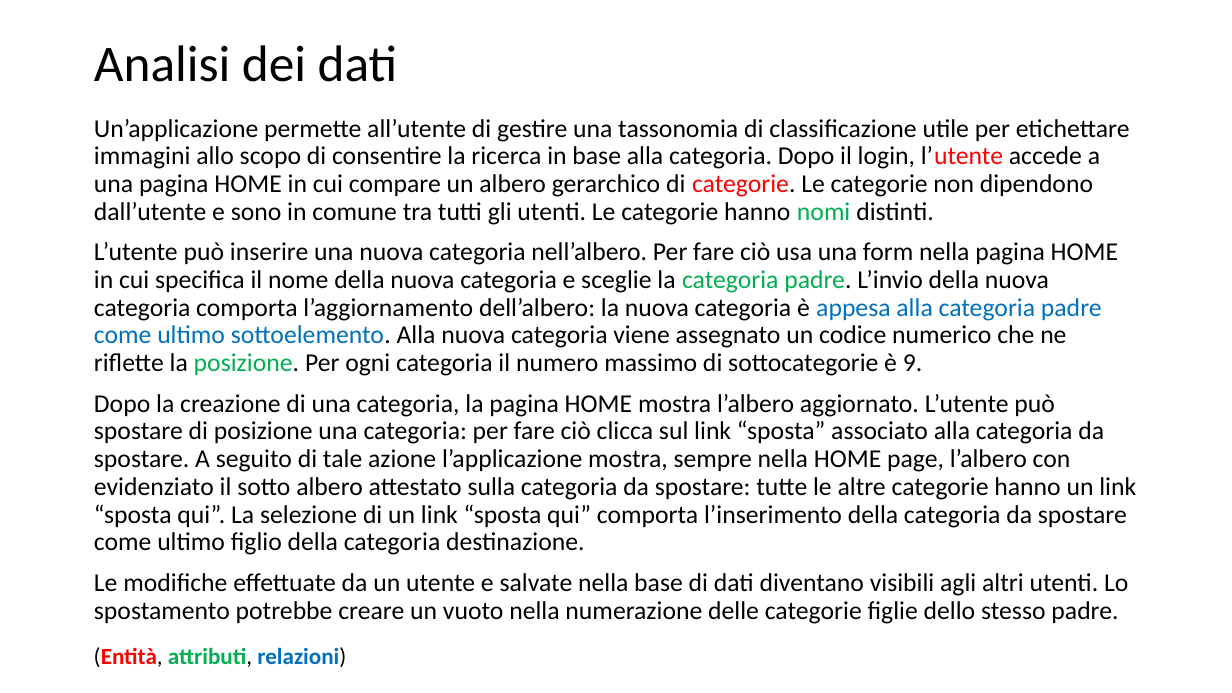
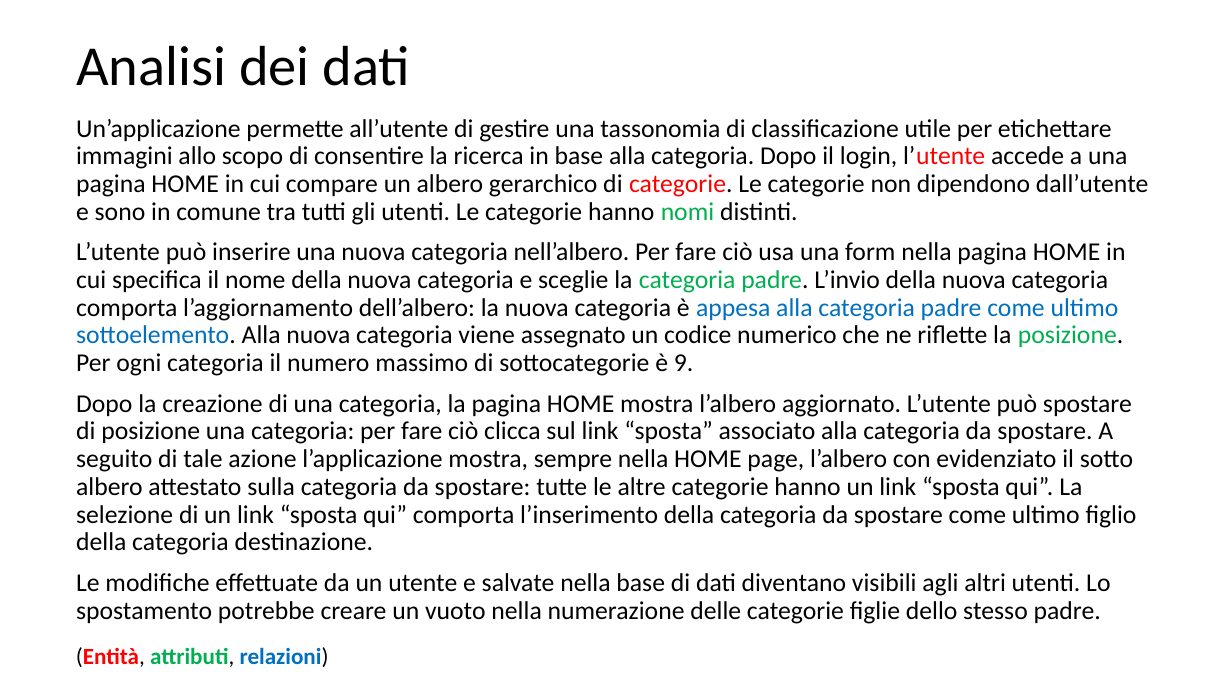
Before and after one commit to Trixyz28/TIW-ImgCatalog-RIA, a slide deck: slide 3 of Documents/ImgCatalogRIA.pptx (slide 4 before the commit). Drawn at 1232x693 pixels with LibreOffice and Linux fonts; fonts in the diff are those of the drawing. Boxes give left, top, right and bottom in pixels: in the first picture for what was removed or moved away, otherwise in the second. Text is boxed around its words. In the diff, an @@ line names an element or a change of style, - is before the commit and + after.

```diff
--- a/Documents/ImgCatalogRIA.pptx
+++ b/Documents/ImgCatalogRIA.pptx
@@ title "Analisi dei dati" moved from (x1=94, y1=45, x2=398, y2=82) to (x1=76, y1=45, x2=410, y2=86) @@
@@ title "Analisi dei dati" at (x1=76, y1=45, x2=410, y2=86): size 40 to 44 pt @@
@@ text "Un’applicazione permette all’utente di gestire ..." rewrapped from (x1=94, y1=119, x2=1136, y2=624) to (x1=76, y1=119, x2=1148, y2=624) @@
@@ text "(Entità, attributi, relazioni)" moved from (x1=94, y1=647, x2=346, y2=667) to (x1=76, y1=647, x2=329, y2=667) @@
```
Also in this commit, not shown: 8 other slides changed, 2 slides removed, 2 other files.
